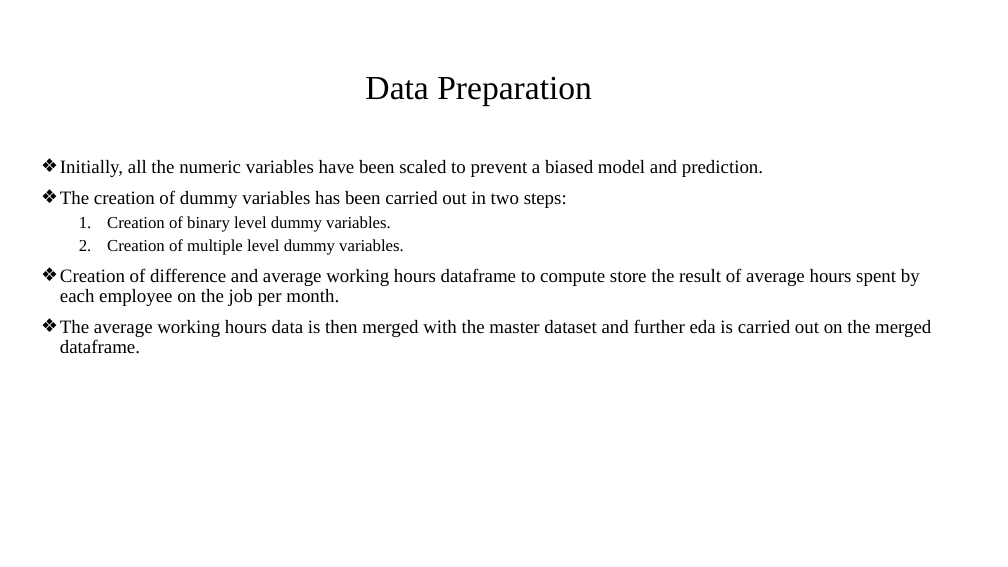
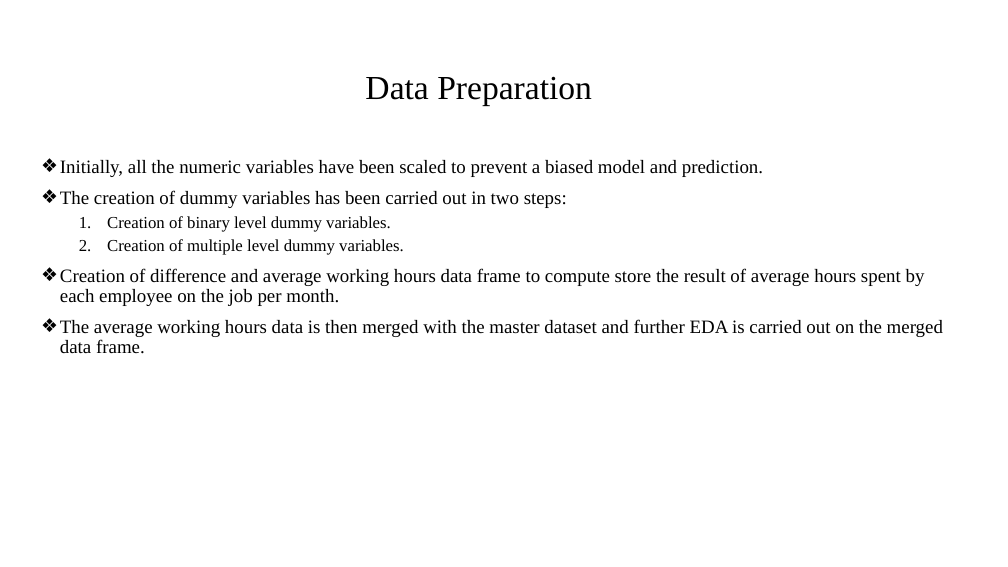
Before and after one commit to gaurav007x/HR-Analytics, a slide deck: slide 5 of HR Analytics Presentation.pptx. Drawn at 1008x567 pixels with LibreOffice and Linux fonts; fonts in the diff are those of the drawing; background and template pictures are left out. Boxes give left, top, right and bottom in pixels: in the first picture for what was removed or moved away, otherwise in the second. Text is boxed around its words. In the diff, an @@ line names an element or a change of style, - is before the commit and + after.

```diff
--- a/HR Analytics Presentation.pptx
+++ b/HR Analytics Presentation.pptx
@@ text at (60, 268, 943, 354): text changed @@
-❖ Creation of difference and average working hours dataframe to compute store the result of average hours spent by each employee on the job per month.
-❖ The average working hours data is then merged with the master dataset and further eda is carried out on the merged dataframe.
+❖ Creation of difference and average working hours data frame to compute store the result of average hours spent by each employee on the job per month.
+❖ The average working hours data is then merged with the master dataset and further EDA is carried out on the merged data frame.
```
Also in this commit, not shown: 2 other slides changed, 1 other file.
